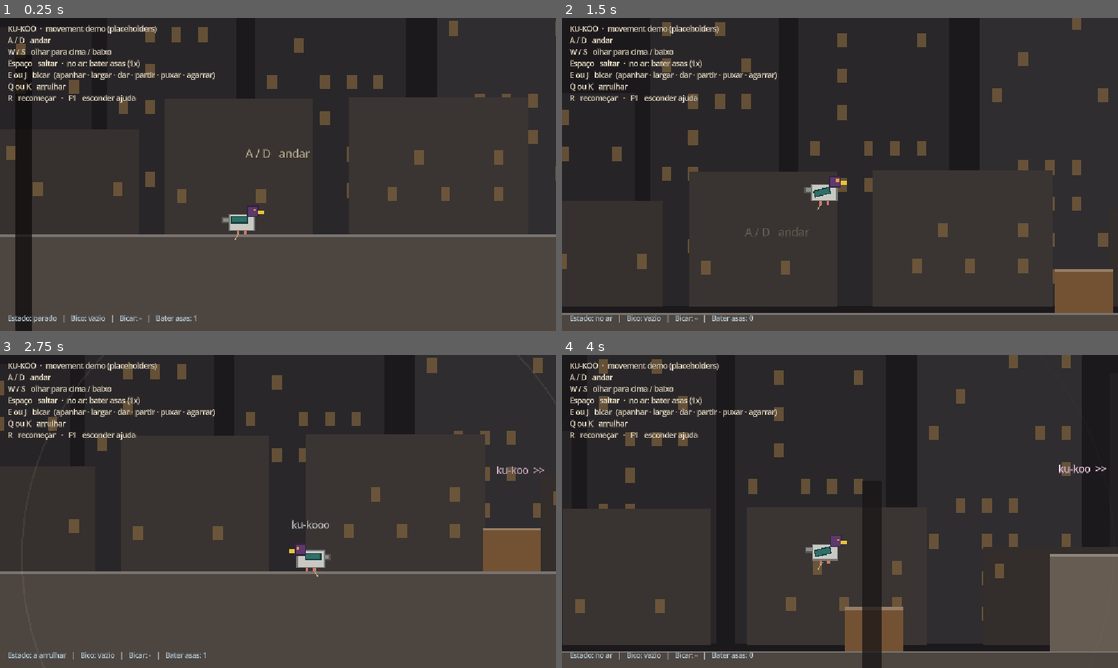
Above: before the commit, frames 1-4 (two rows, left to right).
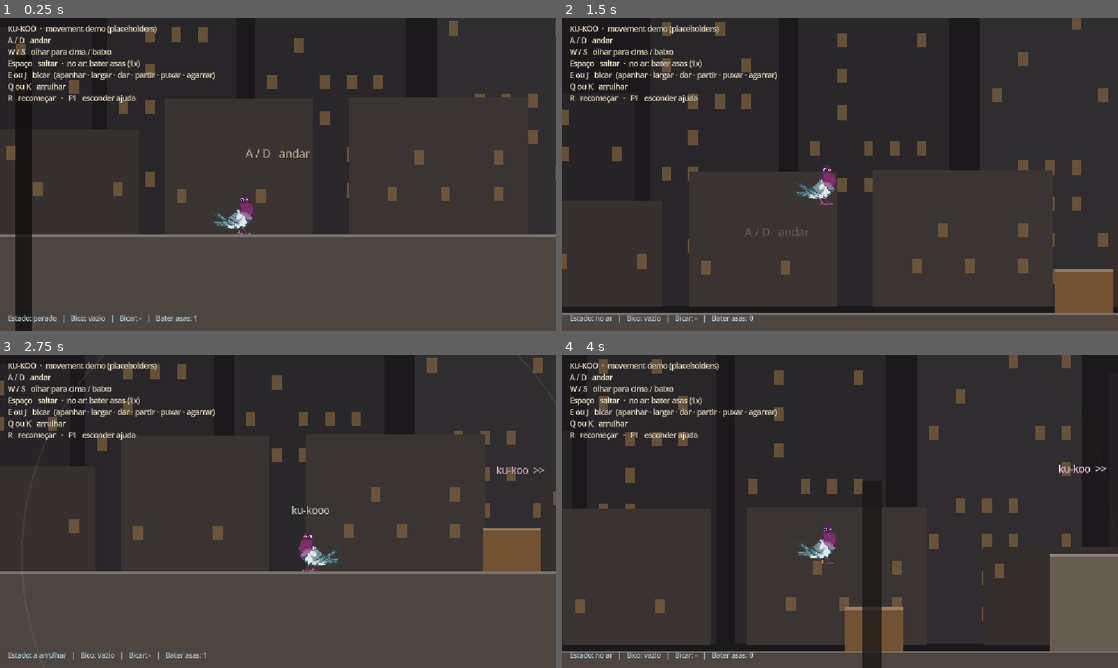
Above: after the commit, the same moments.

Repository: miguel-c05/Ku-Koo
Game: Godot game, scene res://Scenes/movement_demo.tscn
Same seed, same stepped clock (60 frames per second), same inputs: the game is played once before the commit and once after it.
Inputs:
- Up to frame 1 (0.25 s): no input
- Up to frame 2 (1.5 s): hold D (move_right) from 0.53 s (still down); tap E (peck) at 0.6 s; tap Space (jump) at 0.77, 0.8, 1.07, 1.35 s
- Up to frame 3 (2.75 s): tap Space (jump) at 1.52, 1.82, 2.3 s; tap E (peck) at 1.55 s; release D (move_right) at 2.03 s; hold A (move_left) from 2.03 s (still down); tap Q (coo) at 2.1 s
- Up to frame 4 (4 s): release A (move_left) at 2.78 s; hold D (move_right) from 2.78 s (still down); tap S (look_down) at 2.85 s; tap Space (jump) at 3.02, 3.32, 3.77, 3.8 s; tap E (peck) at 3.05 s; tap W (look_up) at 3.6 s

The runs differ from the first frame. In frame 1, 0.5% of the frame differs, in the area x 38-48%, y 56-71%; in frame 2, 0.5%; in frame 3, 0.7%, in the area x 52-62%, y 48-71%; in frame 4, 0.5%.

Commit message:
Integrate pigeon walking animation
Adds pigeon idle and walking sprite frames, wires them into the scene, and updates visual handling with animation fallbacks, speed scaling, foot-based flipping, and peck tilt behavior.

Diff:
--- /dev/null
+++ b/ku-koo/Assets/Sprites/Pigeon/pigeon_frames.tres
@@ -0,0 +1,51 @@
+[gd_resource type="SpriteFrames" format=3]
+
+[ext_resource type="Texture2D" path="res://Assets/Sprites/Pigeon/pigeon_idle.png" id="1_klixd"]
+[ext_resource type="Texture2D" path="res://Assets/Sprites/Pigeon/pigeon_walk_01.png" id="2_33821"]
+[ext_resource type="Texture2D" path="res://Assets/Sprites/Pigeon/pigeon_walk_02.png" id="3_584fv"]
+[ext_resource type="Texture2D" path="res://Assets/Sprites/Pigeon/pigeon_walk_03.png" id="4_ta1vb"]
+[ext_resource type="Texture2D" path="res://Assets/Sprites/Pigeon/pigeon_walk_04.png" id="5_egsuo"]
+[ext_resource type="Texture2D" path="res://Assets/Sprites/Pigeon/pigeon_walk_05.png" id="6_w68x8"]
+[ext_resource type="Texture2D" path="res://Assets/Sprites/Pigeon/pigeon_walk_06.png" id="7_wujej"]
+[ext_resource type="Texture2D" path="res://Assets/Sprites/Pigeon/pigeon_walk_07.png" id="8_qxy85"]
+[ext_resource type="Texture2D" path="res://Assets/Sprites/Pigeon/pigeon_walk_08.png" id="9_766v7"]
+
+[resource]
+animations = [{
+"frames": [{
+"duration": 1.0,
+"texture": ExtResource("1_klixd")
+}],
+"loop": 1,
+"name": &"idle",
+"speed": 1.0
+}, {
+"frames": [{
+"duration": 1.0,
+"texture": ExtResource("2_33821")
+}, {
+"duration": 1.0,
+"texture": ExtResource("3_584fv")
+}, {
+"duration": 1.0,
+"texture": ExtResource("4_ta1vb")
+}, {
+"duration": 1.0,
+"texture": ExtResource("5_egsuo")
+}, {
+"duration": 1.0,
+"texture": ExtResource("6_w68x8")
+}, {
+"duration": 1.0,
+"texture": ExtResource("7_wujej")
+}, {
+"duration": 1.0,
+"texture": ExtResource("8_qxy85")
+}, {
+"duration": 1.0,
+"texture": ExtResource("9_766v7")
+}],
+"loop": 1,
+"name": &"walk",
+"speed": 8.0
+}]
--- a/ku-koo/Scenes/Pigeon/pigeon.tscn
+++ b/ku-koo/Scenes/Pigeon/pigeon.tscn
@@ -17,6 +17,7 @@
 [ext_resource type="Texture2D" path="res://Assets/Sprites/Placeholders/pigeon_tail.png" id="15_tail"]
 [ext_resource type="Texture2D" path="res://Assets/Sprites/Placeholders/pigeon_leg.png" id="16_leg"]
 [ext_resource type="Texture2D" path="res://Assets/Sprites/Placeholders/pigeon_foot_string.png" id="17_string"]
+[ext_resource type="SpriteFrames" path="res://Assets/Sprites/Pigeon/pigeon_frames.tres" id="18_frames"]
 
 [sub_resource type="RectangleShape2D" id="Shape_body"]
 size = Vector2(18, 18)
@@ -90,8 +91,11 @@
 texture = ExtResource("12_beak")
 
 [node name="AnimatedSprite2D" type="AnimatedSprite2D" parent="Visuals"]
-visible = false
-position = Vector2(0, -14)
+scale = Vector2(0.22, 0.22)
+sprite_frames = ExtResource("18_frames")
+animation = &"idle"
+centered = false
+offset = Vector2(-124, -163)
 
 [node name="CooRing" type="Node2D" parent="Visuals"]
 position = Vector2(0, -12)
@@ -101,7 +105,7 @@
 offset_right = 40.0
 offset_bottom = 23.0
 script = ExtResource("8_bubble")
-anchor = Vector2(0, -30)
+anchor = Vector2(0, -42)
 
 [node name="BeakArea" type="Area2D" parent="."]
 position = Vector2(16, -12)
--- a/ku-koo/Scripts/Pigeon/beak_hold.gd
+++ b/ku-koo/Scripts/Pigeon/beak_hold.gd
@@ -16,14 +16,15 @@
 		visual_offset = value
 		_refresh_position()
 
-var _base: Vector2
+## Beak position when facing right (from the scene), before visual_offset.
+var base_position: Vector2
 var _facing: int = 1
 
 @onready var pigeon: Pigeon = get_parent() as Pigeon
 
 
 func _ready() -> void:
-	_base = Vector2(absf(position.x), position.y)
+	base_position = Vector2(absf(position.x), position.y)
 
 
 func is_carrying() -> bool:
@@ -100,4 +101,4 @@
 
 
 func _refresh_position() -> void:
-	position = Vector2((_base.x + visual_offset.x) * _facing, _base.y + visual_offset.y)
+	position = Vector2((base_position.x + visual_offset.x) * _facing, base_position.y + visual_offset.y)
--- a/ku-koo/Scripts/Pigeon/pigeon_visuals.gd
+++ b/ku-koo/Scripts/Pigeon/pigeon_visuals.gd
@@ -11,7 +11,11 @@
 ##
 ## Animation names (state loops):  idle, walk, jump, fall, glide, peck, coo, push
 ## One-shots (played if present):  flap, land, pick_up, drop
-## Missing animations simply fall back to "idle".
+## Missing animations fall back through ANIM_FALLBACKS, then to "idle".
+## While there is no "peck" animation, the sprite tilts forward instead.
+##
+## The AnimatedSprite2D's origin must be at the pigeon's feet (use its
+## offset), so the facing flip and the peck tilt pivot on the feet.
 
 const STATE_ANIMS := {
 	Pigeon.State.IDLE: &"idle",
@@ -20,10 +24,26 @@
 	Pigeon.State.COO: &"coo",
 	Pigeon.State.PUSH: &"push",
 }
+const ANIM_FALLBACKS := {
+	&"push": &"walk",
+	&"glide": &"fall",
+	&"fall": &"jump",
+}
 const ONE_SHOT_ANIMS: Array[StringName] = [&"flap", &"land", &"pick_up", &"drop"]
 
 @export var pigeon: Pigeon
 @export var animated_sprite: AnimatedSprite2D
+
+@export_group("Real art")
+## Forward tilt used as a stand-in peck while there is no "peck" animation.
+@export var peck_tilt_degrees: float = 45.0
+@export var peck_tilt_time: float = 0.2
+## Time held at full tilt, so the peck reads.
+@export var peck_tilt_hold: float = 0.08
+## Beak tip relative to the feet, facing right (where carried items sit).
+@export var frames_beak_position: Vector2 = Vector2(6, -29)
+## Scale the walk animation speed with the real walking speed.
+@export var walk_anim_follows_speed: bool = true
 
 @export_group("Placeholder rig")
 @export var rig: Node2D
@@ -37,6 +57,7 @@
 @export var idle_peck_interval: Vector2 = Vector2(2.5, 5.0)
 
 var _use_frames: bool = false
+var _sprite_scale: Vector2 = Vector2.ONE
 var _one_shot_playing: bool = false
 var _walk_phase: float = 0.0
 var _idle_timer: float = 3.0
@@ -60,6 +81,7 @@
 	if animated_sprite:
 		animated_sprite.visible = _use_frames
 		animated_sprite.animation_finished.connect(_on_animation_finished)
+		_sprite_scale = animated_sprite.scale.abs()
 	if rig:
 		rig.visible = not _use_frames
 	if head:
@@ -82,7 +104,20 @@
 # --- Real art (AnimatedSprite2D) -------------------------------------------
 
 func _update_frames() -> void:
-	animated_sprite.flip_h = pigeon.facing < 0
+	var facing := pigeon.facing
+	# Flip with the scale (not flip_h) so the pivot stays on the feet.
+	animated_sprite.scale = Vector2(_sprite_scale.x * facing, _sprite_scale.y)
+	var tilt := deg_to_rad(peck_tilt_degrees) * _peck_amount
+	animated_sprite.rotation = tilt * facing
+	# Carried items follow the (tilting) beak.
+	pigeon.hold.visual_offset = frames_beak_position.rotated(tilt) - pigeon.hold.base_position
+
+	if walk_anim_follows_speed and animated_sprite.animation == &"walk":
+		var speed := absf(pigeon.get_real_velocity().x) / maxf(pigeon.walk_speed, 1.0)
+		animated_sprite.speed_scale = clampf(speed, 0.35, 1.3)
+	else:
+		animated_sprite.speed_scale = 1.0
+
 	if _one_shot_playing:
 		return
 	_play_frames(_current_loop_anim())
@@ -98,6 +133,8 @@
 
 func _play_frames(anim: StringName) -> void:
 	var frames := animated_sprite.sprite_frames
+	while not frames.has_animation(anim) and ANIM_FALLBACKS.has(anim):
+		anim = ANIM_FALLBACKS[anim]
 	if not frames.has_animation(anim):
 		anim = &"idle"
 	if frames.has_animation(anim) and animated_sprite.animation != anim:
@@ -157,11 +194,13 @@
 	pigeon.hold.visual_offset = head_offset
 
 
-func _play_peck(duration: float = 0.22) -> void:
+func _play_peck(duration: float = 0.22, hold_time: float = 0.0) -> void:
 	if _peck_tween:
 		_peck_tween.kill()
 	_peck_tween = create_tween()
 	_peck_tween.tween_property(self, "_peck_amount", 1.0, duration * 0.4).set_trans(Tween.TRANS_QUAD).set_ease(Tween.EASE_IN)
+	if hold_time > 0.0:
+		_peck_tween.tween_interval(hold_time)
 	_peck_tween.tween_property(self, "_peck_amount", 0.0, duration * 0.6).set_trans(Tween.TRANS_QUAD).set_ease(Tween.EASE_OUT)
 
 
@@ -196,6 +235,8 @@
 
 func _on_action(action_name: StringName) -> void:
 	if _use_frames:
+		if action_name == &"peck" and not animated_sprite.sprite_frames.has_animation(&"peck"):
+			_play_peck(peck_tilt_time, peck_tilt_hold)
 		if action_name in ONE_SHOT_ANIMS and animated_sprite.sprite_frames.has_animation(action_name):
 			_one_shot_playing = true
 			animated_sprite.play(action_name)
Binary file added: ku-koo/Assets/Sprites/Pigeon/pigeon_idle.png
Not shown, added: ku-koo/Assets/Sprites/Pigeon/pigeon_idle.png.import
Binary file added: ku-koo/Assets/Sprites/Pigeon/pigeon_walk_01.png
Not shown, added: ku-koo/Assets/Sprites/Pigeon/pigeon_walk_01.png.import
Binary file added: ku-koo/Assets/Sprites/Pigeon/pigeon_walk_02.png
Not shown, added: ku-koo/Assets/Sprites/Pigeon/pigeon_walk_02.png.import
Binary file added: ku-koo/Assets/Sprites/Pigeon/pigeon_walk_03.png
Not shown, added: ku-koo/Assets/Sprites/Pigeon/pigeon_walk_03.png.import
Binary file added: ku-koo/Assets/Sprites/Pigeon/pigeon_walk_04.png
Not shown, added: ku-koo/Assets/Sprites/Pigeon/pigeon_walk_04.png.import
Binary file added: ku-koo/Assets/Sprites/Pigeon/pigeon_walk_05.png
Not shown, added: ku-koo/Assets/Sprites/Pigeon/pigeon_walk_05.png.import
(and 6 more such lines)
